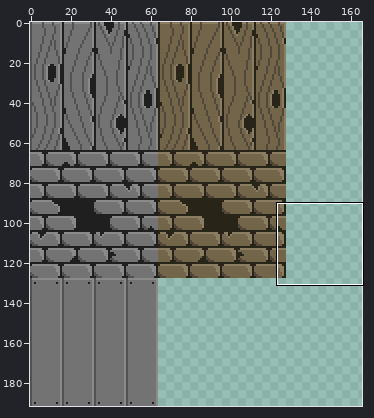
Pixel-art file -- Assets/_VanHelsingVR/Art/Textures/Texturas.aseprite. Above, an overview of the earlier version with the close-up marked.
Close-up. As it was:
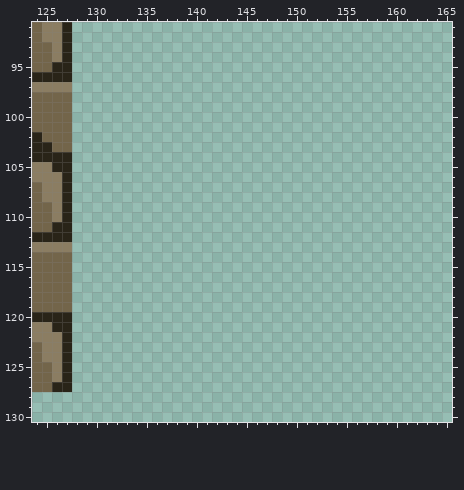
192x192 pixels, 1 frame. Shown: x 124..165, y 91..130. The wide view leaves out empty margins.
After:
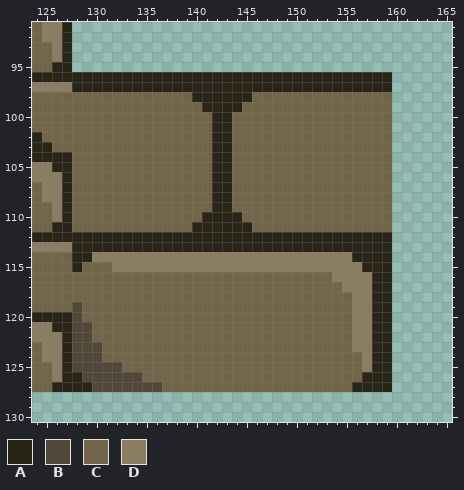
Palette (. is transparent): A #292418  B #524839  C #73654a  D #8b7d62
Edits made:
The author put colour A in rows 96 to 97 at x 128 to 159; in row 98 at x 140 to 145; in row 99 at x 141 to 144; in rows 100 to 109 at x 142 to 143; in row 110 at x 141 to 144; in row 111 at x 140 to 145.
The author put colour A in rows 112 to 113 at x 128 to 159; in row 114 at x 128 to 129 and 156 to 159; in row 115 at x 128 and 157 to 159; in rows 116 to 125 at x 158 to 159; in row 126 at x 128 and 157 to 159; in row 127 at x 128 to 129 and 156 to 159.
The author put colour B in rows 119 to 120 at x 128; in rows 121 to 122 at x 128 to 129; in rows 123 to 124 at x 128 to 130; in row 125 at x 128 to 132; in row 126 at x 129 to 134; in row 127 at x 130 to 136.
The author put colour C in row 98 at x 128 to 139 and 146 to 159; in row 99 at x 128 to 140 and 145 to 159; in rows 100 to 109 at x 128 to 141 and 144 to 159; in row 110 at x 128 to 140 and 145 to 159; in row 111 at x 128 to 139 and 146 to 159; in row 115 at x 129 to 131.
The author put colour C in row 116 at x 128 to 153; in row 117 at x 128 to 154; in row 118 at x 128 to 155; in rows 119 to 120 at x 129 to 155; in rows 121 to 122 at x 130 to 155; in row 123 at x 131 to 155.
The author put colour C in row 124 at x 131 to 156; in row 125 at x 133 to 156; in row 126 at x 135 to 156; in row 127 at x 137 to 155.
The author put colour D in row 114 at x 130 to 155; in row 115 at x 132 to 156; in row 116 at x 154 to 157; in row 117 at x 155 to 157; in rows 118 to 123 at x 156 to 157; in rows 124 to 125 at x 157.
Where, in picture pixels (left, top, right, bottom), the same in both close-ups:
added: (72, 72, 392, 392)
